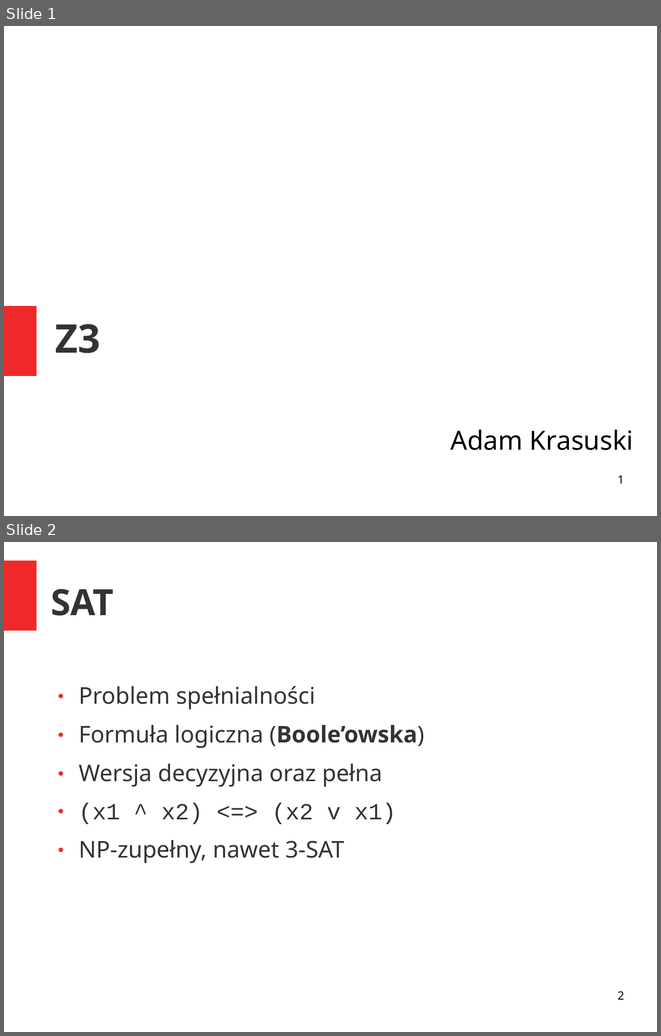
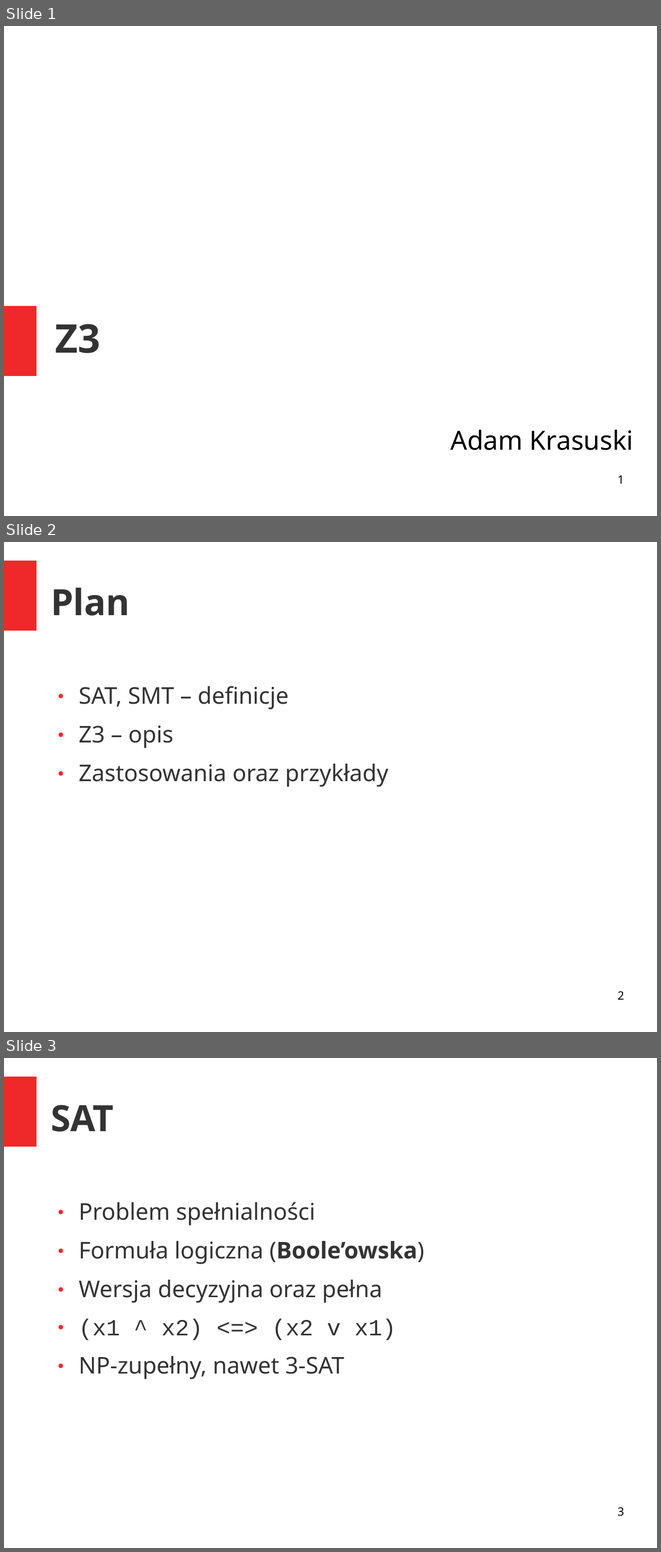
Before and after one commit to akrasuski1/presentation-z3, a slide deck: prez.ppt. Shown one above the other, each under a label of ours: slides 1 and 2 before the commit, slides 1, 2 and 3 after it. The pictures are 661x1036 and 661x1552 pixels, drawn with LibreOffice and Linux fonts; fonts in the diff are those of the drawing. Boxes give left, top, right and bottom in pixels: in the first picture for what was removed or moved away, otherwise in the second. Text is boxed around its words. In the diff, an @@ line names an element or a change of style, - is before the commit and + after.

```diff
--- a/prez.ppt
+++ b/prez.ppt
@@ slide 2 added at [4, 542, 657, 1032], background #FFFFFF; not listed: 1 template element that a slide beside it also shows @@
@@ title added at [51, 588, 130, 616], 44 pt, text #333333, bold @@
+Plan
@@ text added at [79, 686, 388, 787], 28 pt, text #333333 @@
+● SAT, SMT – definicje
+● Z3 – opis
+● Zastosowania oraz przykłady
@@ page number added at [618, 991, 624, 999], 14 pt, text #000000 @@
+2
@@ what was slide 2 is now slide 3 @@
@@ page number at [618, 1507, 624, 1516]: text changed @@
-2
+3
```
Also in this commit, not shown: 9 slides changed, 1 other slide added, 2 other files.
